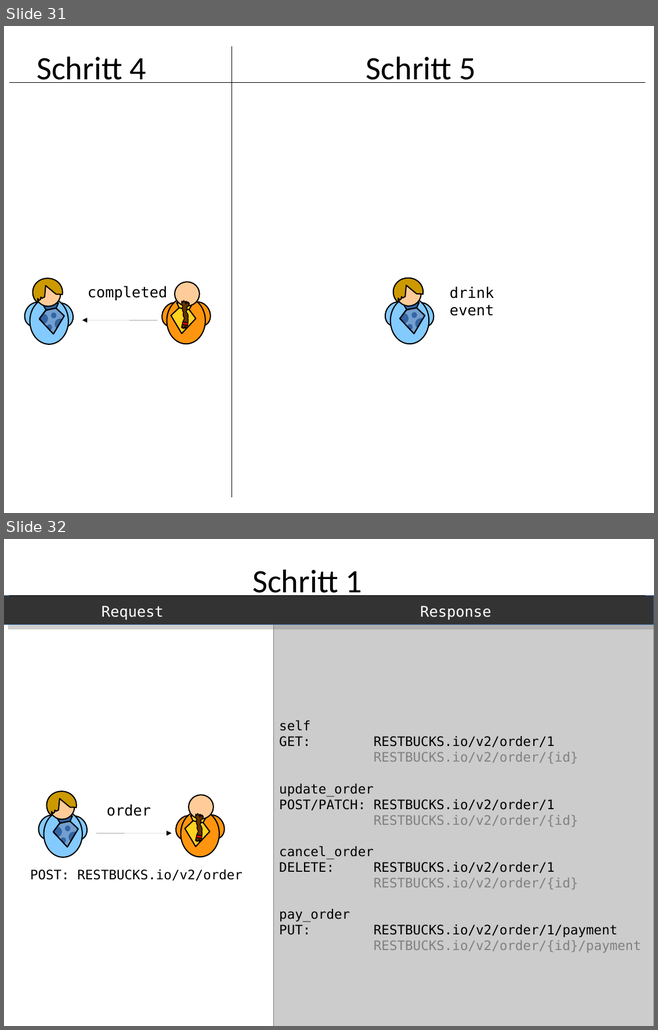
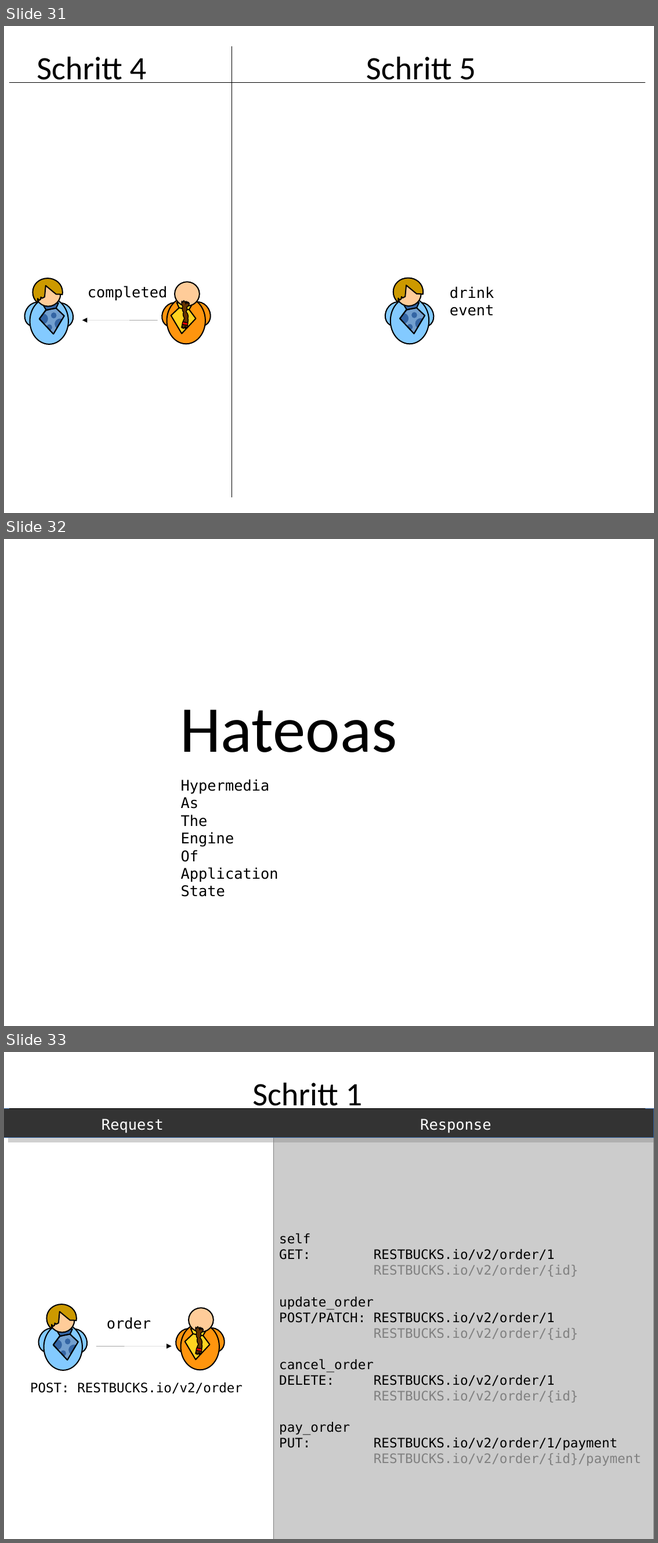
Before and after one commit to xdoo/schema_evolution_demo, a slide deck: Folien.odp. Shown one above the other, each under a label of ours: slides 31 and 32 before the commit, slides 31, 32 and 33 after it. The pictures are 658x1030 and 658x1543 pixels, drawn with LibreOffice and Linux fonts; fonts in the diff are those of the drawing. Boxes give left, top, right and bottom in pixels: in the first picture for what was removed or moved away, otherwise in the second. Text is boxed around its words. In the diff, an @@ line names an element or a change of style, - is before the commit and + after.

```diff
--- a/Folien.odp
+++ b/Folien.odp
@@ slide 32 added at [4, 539, 654, 1026], background #FFFFFF @@
@@ text added at [180, 710, 397, 752], 80 pt, text #000000 @@
+Hateoas
@@ text added at [181, 779, 278, 897], 18 pt, text #000000 @@
+Hypermedia
+As
+The
+Engine
+Of
+Application
+State
@@ what was slide 32 is now slide 33 @@
```
Also in this commit, not shown: 1 slide changed, 16 other slides added, 1 slide removed, 1 other file.
